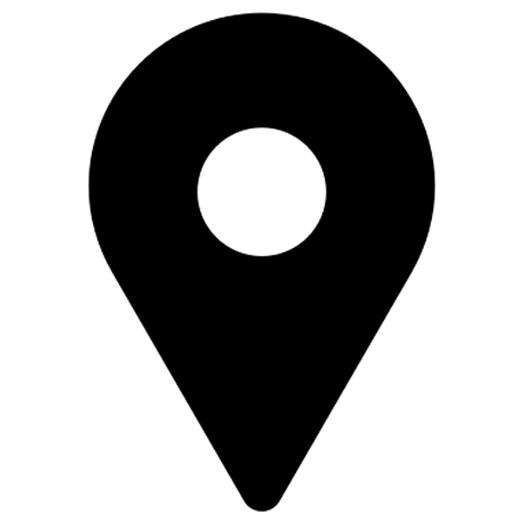
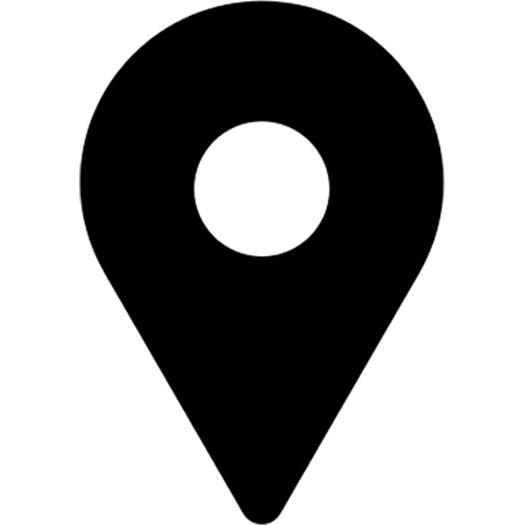
The second (525, 525) image is a revision of the first. Changes to its layers:
painted on "Layer 2" over [79, 0, 445, 525]
